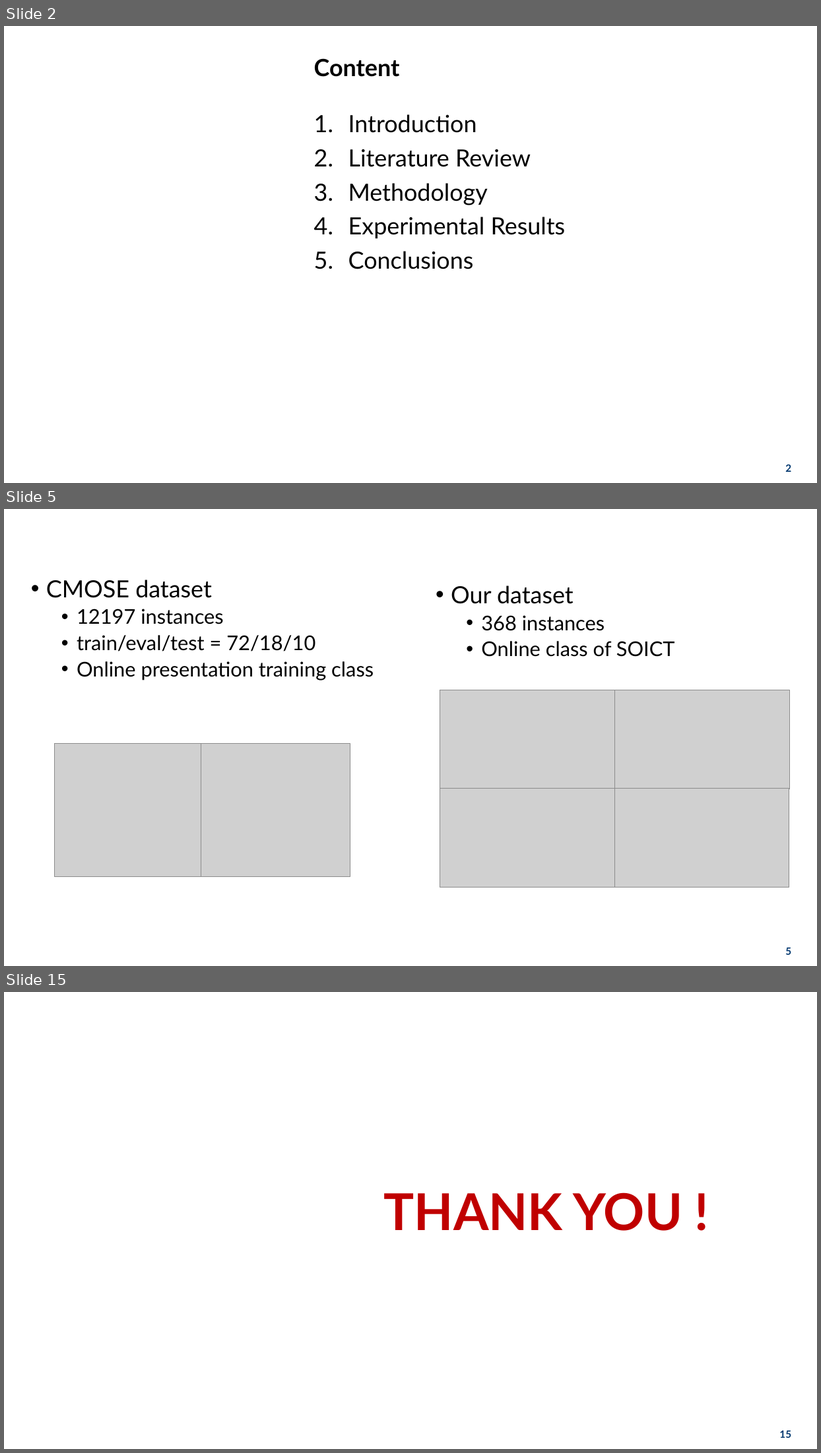
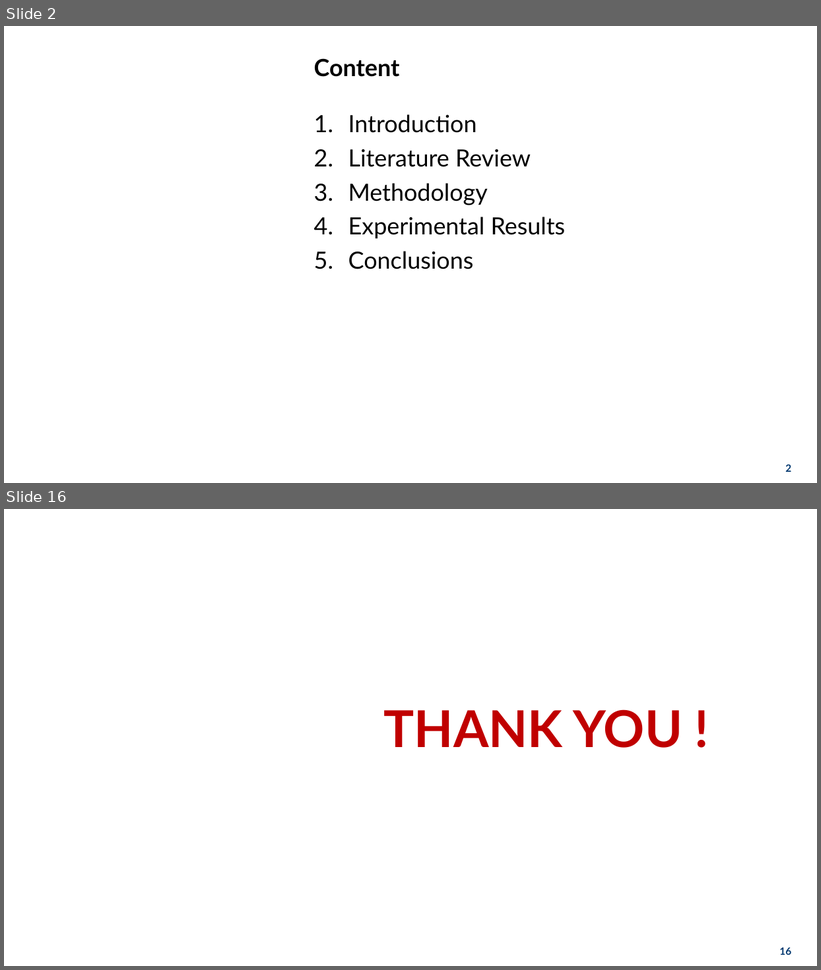
Before and after one commit to hoa2004st/CNN-in-CMOSE, a slide deck: documents/presentation/thesis.pptx. Shown one above the other, each under a label of ours: slides 2, 5 and 15 before the commit, slides 2 and 16 after it; the slides between them are not shown. The pictures are 821x1453 and 821x970 pixels, drawn with LibreOffice and Linux fonts; fonts in the diff are those of the drawing; grey boxes stand for pictures; background and template pictures are left out. Boxes give left, top, right and bottom in pixels: in the first picture for what was removed or moved away, otherwise in the second. Text is boxed around its words. In the diff, an @@ line names an element or a change of style, - is before the commit and + after.

```diff
--- a/documents/presentation/thesis.pptx
+++ b/documents/presentation/thesis.pptx
@@ slide 5 removed at box(4, 509, 817, 966), background picture (left out) @@
@@ title removed at box(26, 516, 795, 545) @@
-3. Datasets
@@ text removed at box(46, 580, 374, 681) @@
-• CMOSE dataset
-  • 12197 instances
-  • train/eval/test = 72/18/10
-  • Online presentation training class
@@ text removed at box(451, 586, 675, 657) @@
-• Our dataset
-  • 368 instances
-  • Online class of SOICT
@@ picture removed at box(440, 690, 614, 788) @@
@@ picture removed at box(614, 690, 789, 789) @@
@@ picture removed at box(55, 744, 201, 877) @@
@@ picture removed at box(201, 744, 350, 877) @@
@@ picture removed at box(440, 788, 615, 888) @@
@@ picture removed at box(614, 788, 789, 888) @@
@@ page number removed at box(785, 948, 791, 955) @@
-5
@@ what was slide 15 is now slide 16 @@
@@ page number at box(780, 948, 791, 955): text changed @@
-15
+16
```
Also in this commit, not shown: 3 slides changed, 11 slides added, 9 other slides removed, 34 other files.
